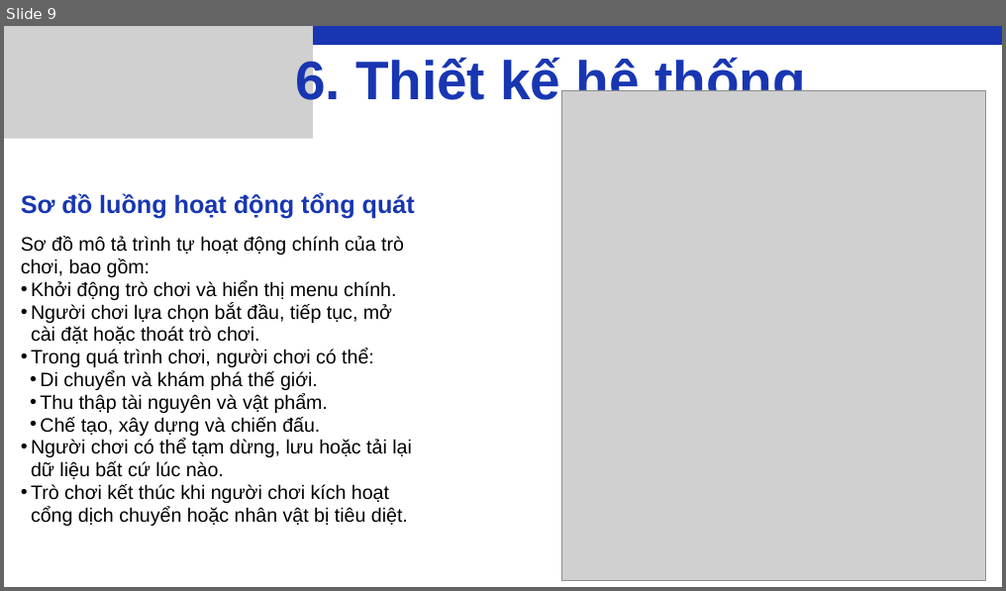
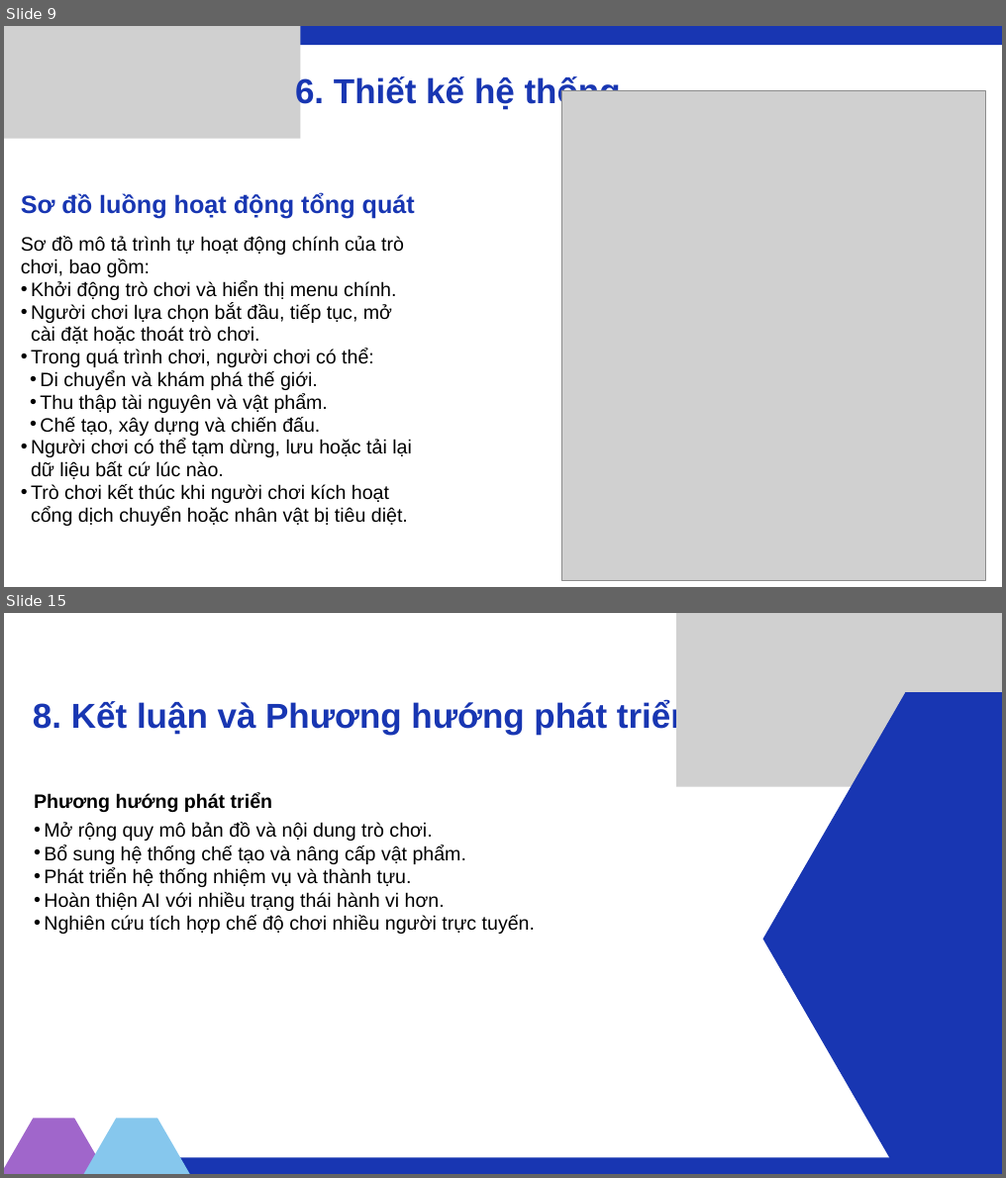
Before and after one commit to HaGiaLoc/tn-da22ttd-110122103-hagialoc-xaydungtrochoisinhton2d, a slide deck: thesis/abs/tn_slide.pptx. Shown one above the other, each under a label of ours: slide 9 before the commit, slides 9 and 15 after it; the slides between them are not shown. The pictures are 1006x591 and 1006x1178 pixels, drawn with LibreOffice and Linux fonts; fonts in the diff are those of the drawing; grey boxes stand for pictures. Boxes give left, top, right and bottom in pixels: in the first picture for what was removed or moved away, otherwise in the second. Text is boxed around its words. In the diff, an @@ line names an element or a change of style, - is before the commit and + after.

Commit message:
Hoàn thành slide thuyết trình

```diff
--- a/thesis/abs/tn_slide.pptx
+++ b/thesis/abs/tn_slide.pptx
@@ slide 15 added at [4,613,1002,1174], background #FFFFFF @@
@@ picture added at [676,613,1002,787] @@
@@ text added at [33,700,692,735], 50 pt, text #1836B2, bold @@
+8. Kết luận và Phương hướng phát triển
@@ freeform shape added at [763,692,1002,1174], fill #1836B2 @@
@@ text added at [34,793,272,812], 28 pt, text #000000, bold @@
+Phương hướng phát triển
@@ text added at [44,822,535,934], 28 pt, text #000000 @@
+• Mở rộng quy mô bản đồ và nội dung trò chơi.
+• Bổ sung hệ thống chế tạo và nâng cấp vật phẩm.
+• Phát triển hệ thống nhiệm vụ và thành tựu.
+• Hoàn thiện AI với nhiều trạng thái hành vi hơn.
+• Nghiên cứu tích hợp chế độ chơi nhiều người trực tuyến.
@@ freeform shape added at [4,1118,141,1174], fill #A066CB @@
@@ freeform shape added at [50,1118,224,1174], fill #86C7ED @@
@@ rectangle added at [88,1157,985,1174], fill #1836B2 @@
@@ slide 9 changed as well @@
@@ picture: place and size @@
-picture at [4,26,313,138]
+picture at [4,26,300,138]
@@ text "6. Thiết kế hệ thống" at [295,75,621,109]: size 78.5 to 50 pt @@
```
Also in this commit, not shown: 8 other slides changed, 5 other slides added, 9 slides removed.
